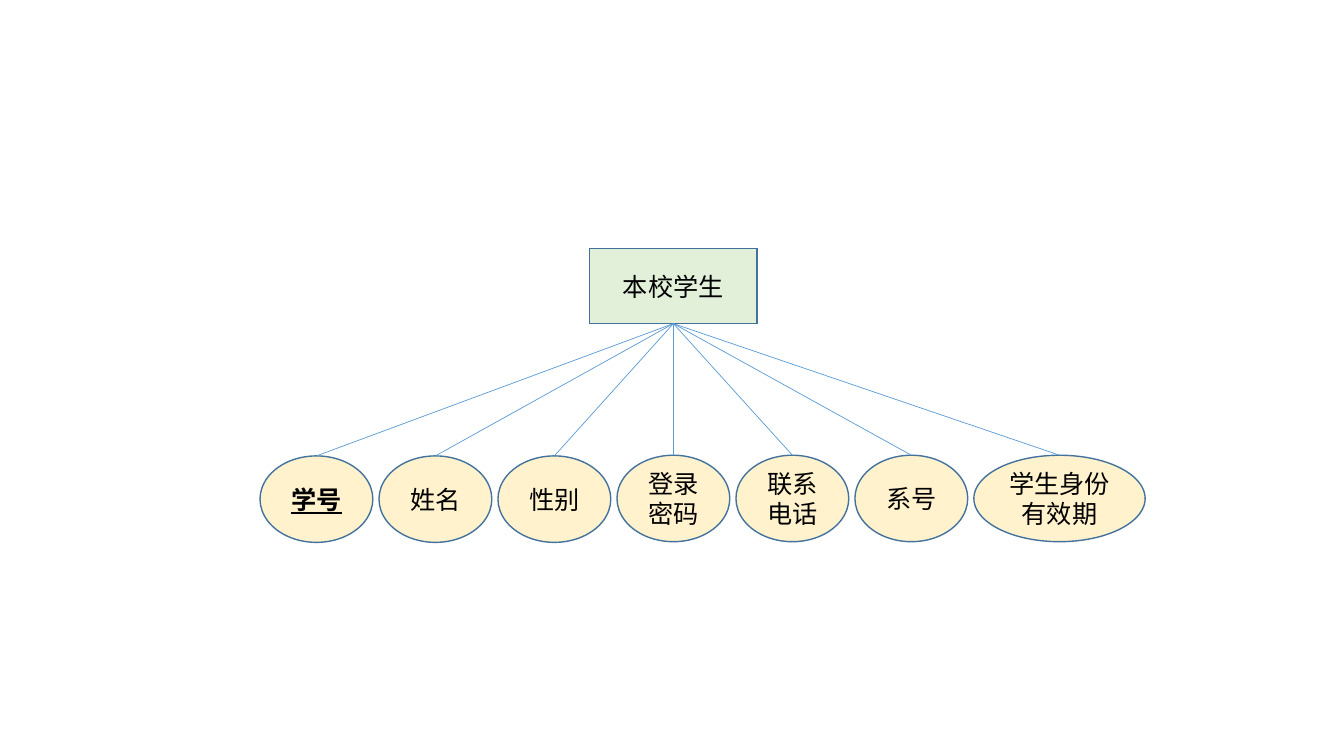
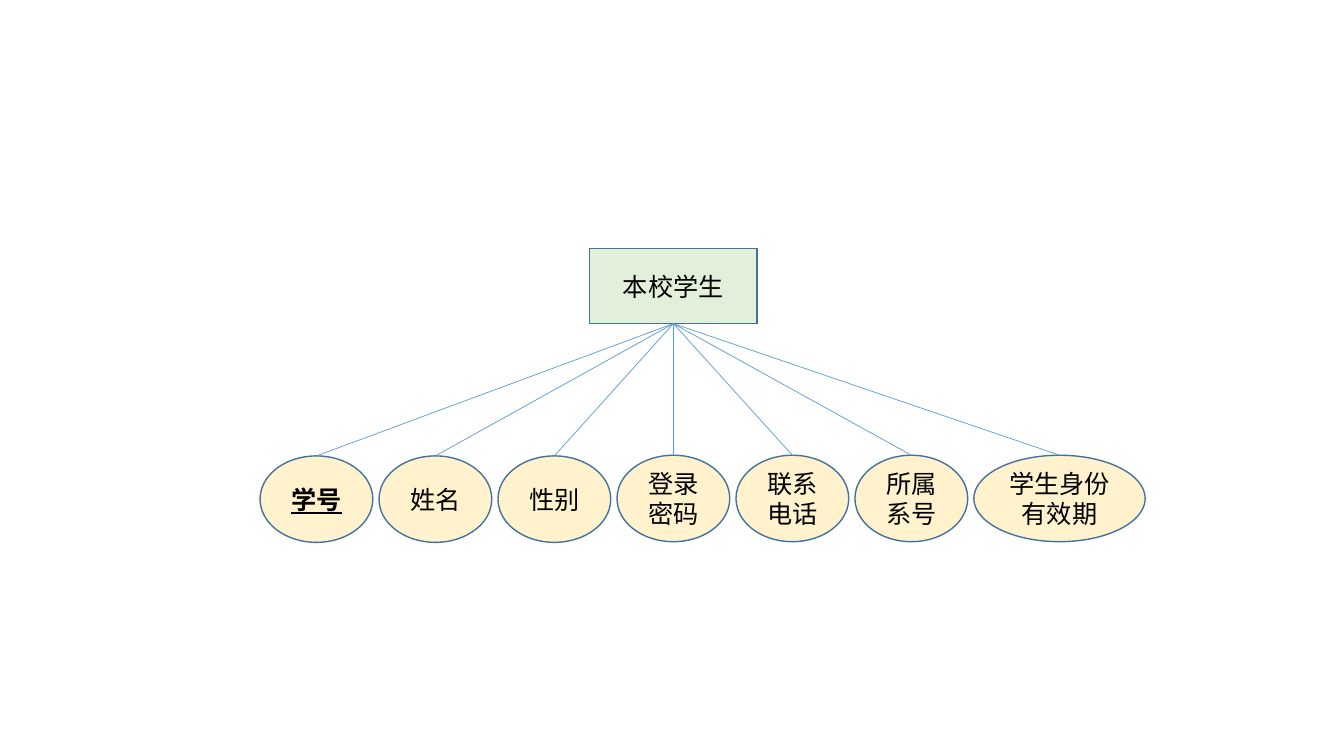
Before and after one commit to huangqiuyu/Database_BUAA, a slide deck: slide 2 of ours/E-R图初稿.pptx. Drawn at 1344x756 pixels with LibreOffice and Linux fonts; fonts in the diff are those of the drawing. Boxes give left, top, right and bottom in pixels: in the first picture for what was removed or moved away, otherwise in the second. Text is boxed around its words. In the diff, an @@ line names an element or a change of style, - is before the commit and + after.

```diff
--- a/ours/E-R图初稿.pptx
+++ b/ours/E-R图初稿.pptx
@@ text in ellipse at box(886, 472, 936, 525): text changed @@
-系号
+所属系号
```
Also in this commit, not shown: 1 other slide changed, 1 slide removed, 1 other file.
